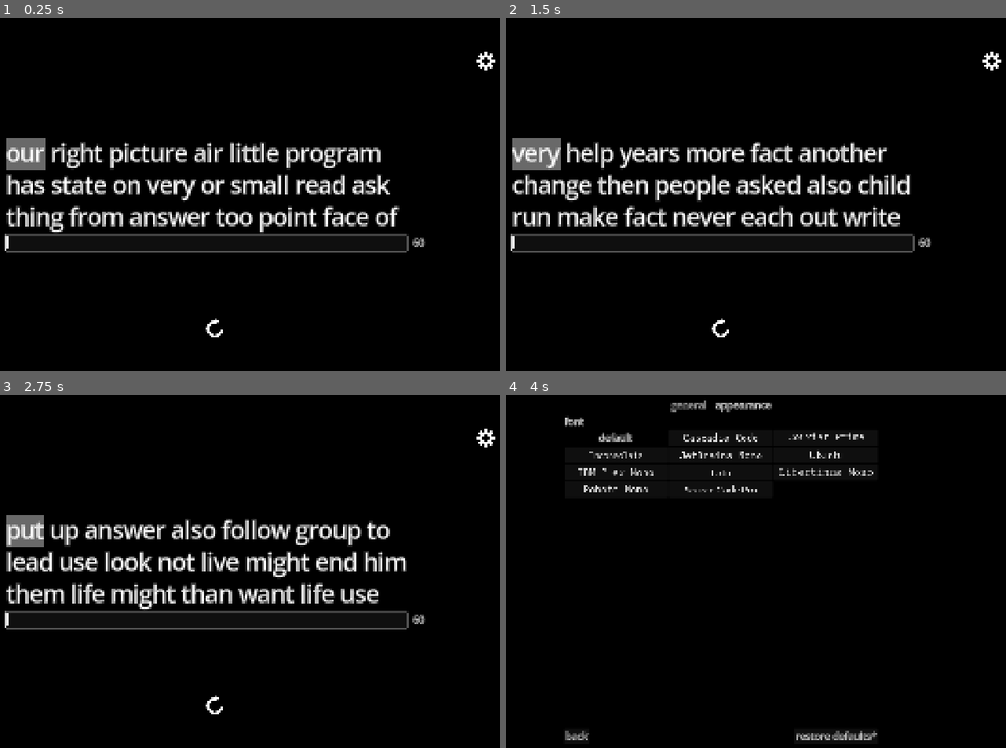
Above: before the commit, frames 1-4 (two rows, left to right).
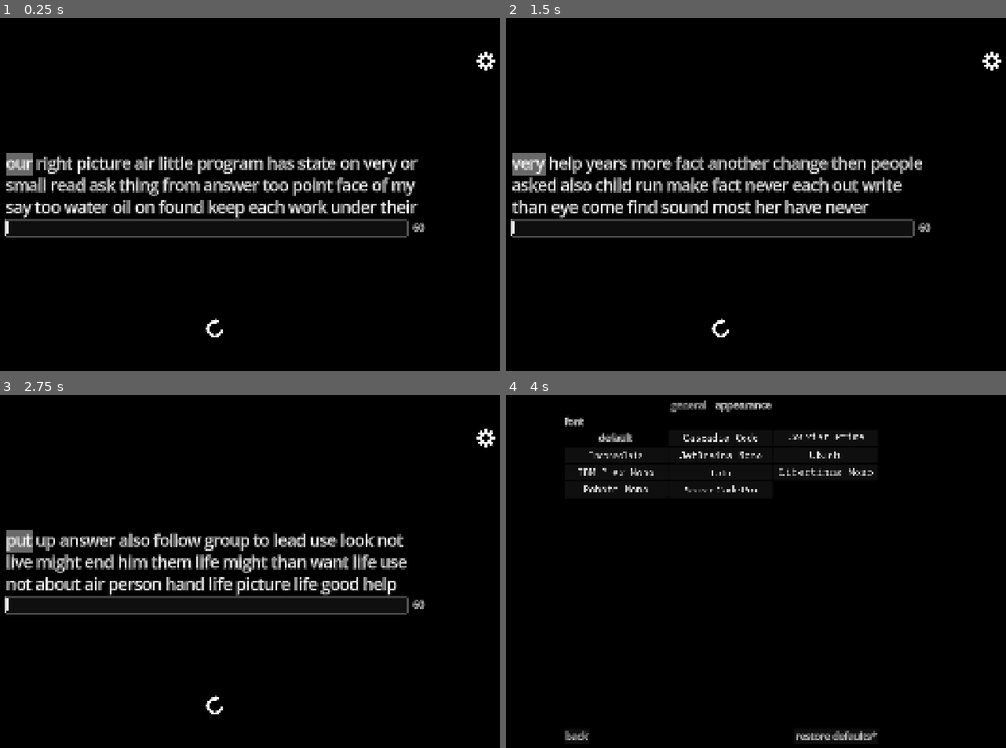
Above: after the commit, the same moments.

Repository: elensiel/typin-
Game: Godot game, scene res://scenes/main.tscn
Two runs of this game, one before a commit and one after it. Both use one fixed random seed, a clock stepped at 60 frames per second and the inputs below.
Inputs (mouse positions are in pixels of both pictures, inside the frame that each line leads up to):
- Up to frame 1 (0.25 s): no input
- Up to frame 2 (1.5 s): click (721, 328) at 0.5 s; click (721, 328) at 1.25 s
- Up to frame 3 (2.75 s): click (215, 705) at 2 s
- Up to frame 4 (4 s): click (991, 437) at 2.75 s; click "default" at 3.5 s

The runs differ from the first frame. In frame 1, 12% of the frame differs, in the area x 0-86%, y 34-67%; in frame 2, 12%; in frame 3, 12%; in frame 4, nothing differs.
Error before the commit: Invalid access to property or key 'appearance' on a base object of type 'Dictionary[String, Dictionary]'. (res://globals/theme_manager.gd:16)

Commit message:
FIXED crash on loading missing default options

Diff:
--- a/globals/SettingsManager/settings_loader.gd
+++ b/globals/SettingsManager/settings_loader.gd
@@ -6,15 +6,17 @@
 	var error := config.load(file_path)
 
 	if error != OK:
-		var error_msg := "SettingsManager: Failed to load settings (Error: %s)" % error_string(error)
+		var error_msg := "SettingsLoader: Failed to load settings (Error: %s)" % error_string(error)
 		print_rich("[color=yellow]%s[/color]" % error_msg)
 		return SettingsManager.DEFAULTS.duplicate_deep()
 
 	var loaded_data := _fetch(config)
+	_fill_missing(loaded_data)
 	_sanitize(loaded_data)
 
 	return loaded_data
 
+## Retrieves data from config's loaded directory
 func _fetch(config: ConfigFile) -> Dictionary[String, Dictionary]:
 	var fetched: Dictionary[String, Dictionary]
 	for section in config.get_sections():
@@ -23,6 +25,16 @@
 			fetched[section][key] = config.get_value(section, key)
 
 	return fetched
+
+## Fill incomplete data with the default value
+func _fill_missing(loaded_data: Dictionary[String, Dictionary]) -> void:
+	for section in SettingsManager.DEFAULTS:
+		var default_section := SettingsManager.DEFAULTS[section]
+		var loaded_section: Dictionary = loaded_data.get_or_add(section, default_section.duplicate_deep())
+
+		for key in default_section:
+			if not loaded_section.has(key):
+				loaded_section[key] = default_section[key]
 
 func _sanitize(loaded_data: Dictionary[String, Dictionary]) -> void:
 	for section in SettingsManager.DEFAULTS:
@@ -33,7 +45,9 @@
 			var default_value = default_section[key]
 			var loaded_value = loaded_section[key]
 
-			if typeof(default_value) != typeof(loaded_value):
+			if key == "font" and (loaded_value is SystemFont or loaded_value is FontFile):
+				continue
+			elif typeof(default_value) != typeof(loaded_value):
 				loaded_section[key] = default_value
 
 		loaded_data[section] = loaded_section
--- a/globals/SettingsManager/settings_manager.gd
+++ b/globals/SettingsManager/settings_manager.gd
@@ -9,9 +9,10 @@
 		"shortcut_enabled" : false,
 		"shortcut_key" : &"tab",
 	},
-	#"appearance" : {
-		#"font" : null,
-	#},
+	"appearance" : {
+		"font" : null,
+		"font_size" : 48,
+	},
 }
 
 var current_settings: Dictionary[String, Dictionary] = loader.load_data(_file_path)
@@ -33,5 +34,13 @@
 		current_settings.general.shortcut_key = InputManager.shortcut_key
 		has_changes = true
 
+	if current_settings.appearance.font != ThemeManager.current_font:
+		current_settings.appearance.font = ThemeManager.current_font
+		has_changes = true
+
+	if current_settings.appearance.font_size != ThemeManager.current_font_size:
+		current_settings.appearance.font_size = ThemeManager.current_font_size
+		has_changes = true
+
 	if has_changes:
 		saver.save_data(_file_path)
--- a/globals/SettingsManager/settings_saver.gd
+++ b/globals/SettingsManager/settings_saver.gd
@@ -17,7 +17,7 @@
 
 	var error := config.save(file_path)
 	if error != OK:
-		var error_msg := "SettingsManager Error: Failed to save settings (Error: %s) to: %s" % [error_string(error), file_path]
+		var error_msg := "SettingsSaver Error: Failed to save settings (Error: %s) to: %s" % [error_string(error), file_path]
 		return print_rich("[color=yellow]%s[/color]" % error_msg)
 
-	return print("SettingsManager: Settings saved successfully to: " + file_path)
+	return print("SettingsSaver: Settings saved successfully to: " + file_path)
